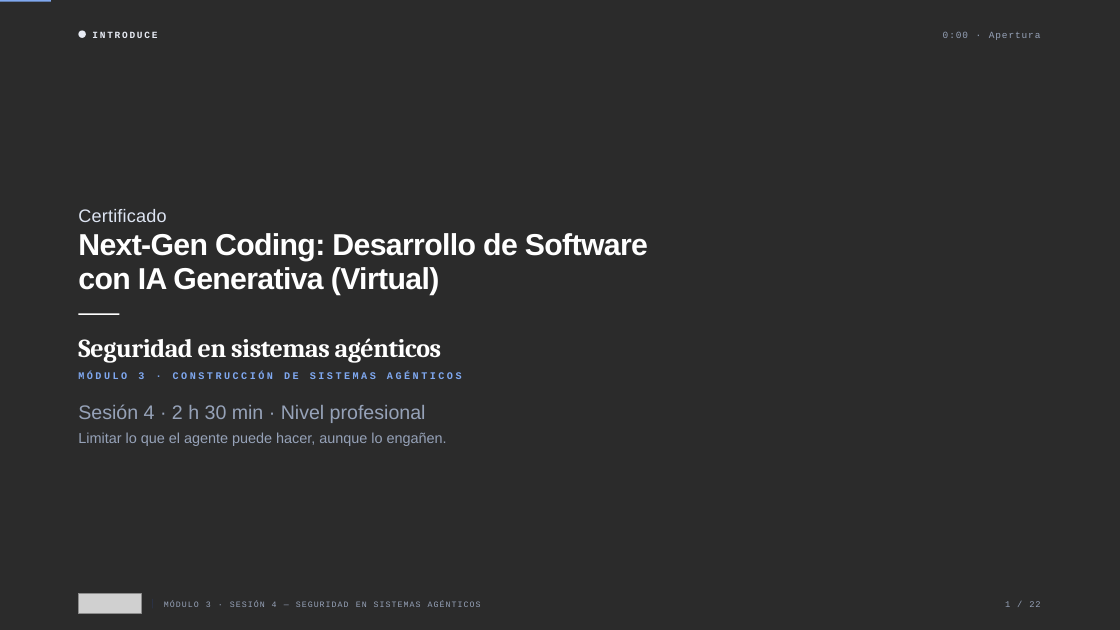
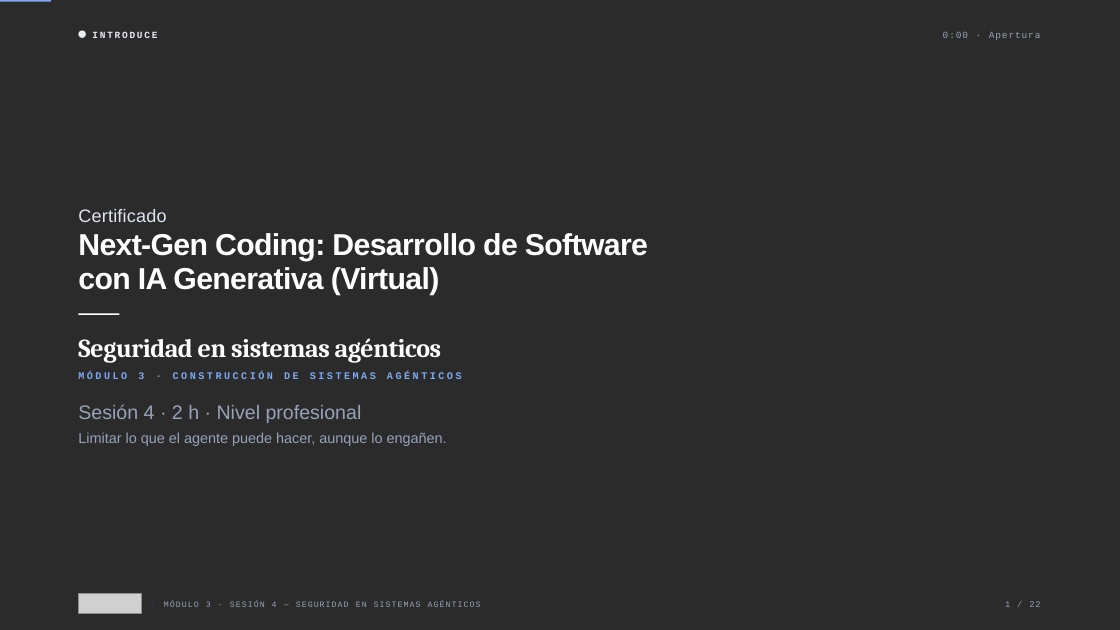
Before and after one commit to next-gen-coding/modulo3, a slide deck: slide 1 of slides/pptx/m3-sesion4-seguridad.pptx. Drawn at 1120x630 pixels with LibreOffice and Linux fonts; fonts in the diff are those of the drawing; grey boxes stand for pictures; background and template pictures are left out; a plain dark background stands for a picture behind light text. Boxes give left, top, right and bottom in pixels: in the first picture for what was removed or moved away, otherwise in the second. Text is boxed around its words. In the diff, an @@ line names an element or a change of style, - is before the commit and + after.

```diff
--- a/slides/pptx/m3-sesion4-seguridad.pptx
+++ b/slides/pptx/m3-sesion4-seguridad.pptx
@@ text at box(78, 404, 362, 423): text changed @@
-Sesión 4 · 2 h 30 min · Nivel profesional
+Sesión 4 · 2 h · Nivel profesional
```
Also in this commit, not shown: 21 other slides changed, 7 other files.
